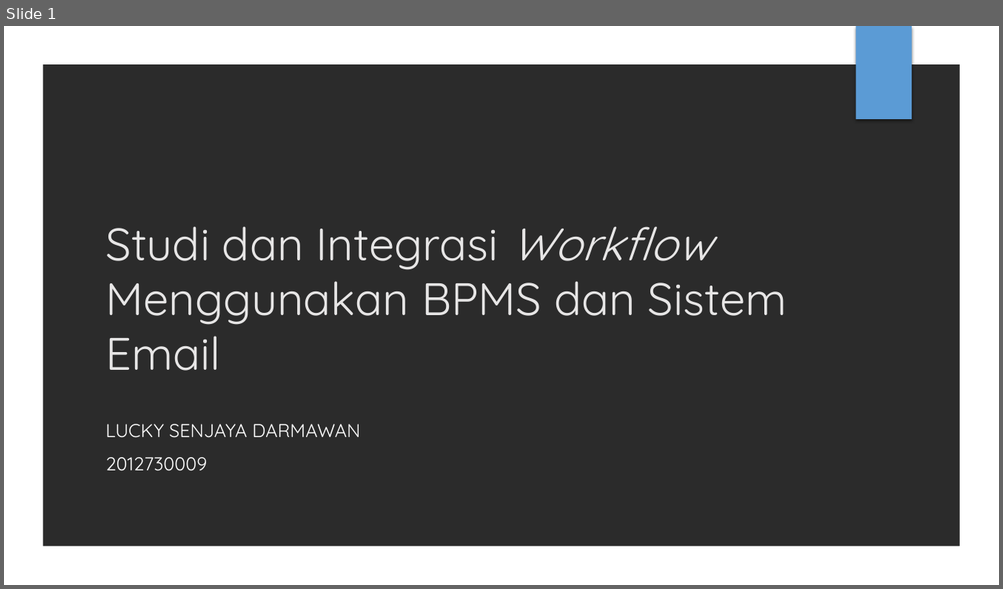
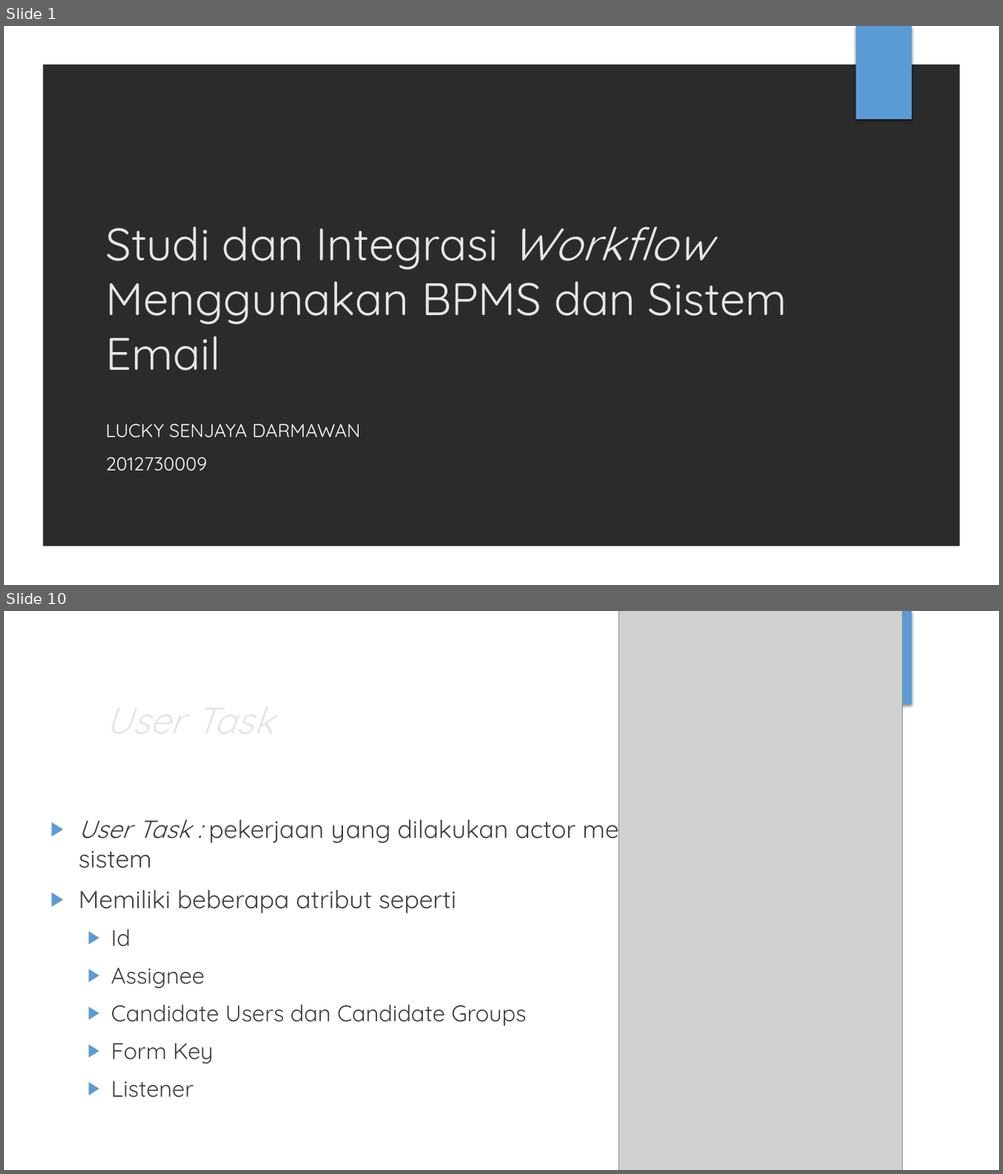
Before and after one commit to luckysenjaya/Skripsi, a slide deck: 10. Sidang/Sidang.pptx. Shown one above the other, each under a label of ours: slide 1 before the commit, slides 1 and 10 after it; the slides between them are not shown. The pictures are 1003x589 and 1003x1174 pixels, drawn with LibreOffice and Linux fonts; fonts in the diff are those of the drawing; grey boxes stand for pictures; background and template pictures are left out; a plain dark background stands for a picture behind light text. Boxes give left, top, right and bottom in pixels: in the first picture for what was removed or moved away, otherwise in the second. Text is boxed around its words. In the diff, an @@ line names an element or a change of style, - is before the commit and + after.

```diff
--- a/10. Sidang/Sidang.pptx
+++ b/10. Sidang/Sidang.pptx
@@ slide 10 added at bbox=[4, 611, 999, 1170], background picture (left out); not listed: 2 template elements that a slide beside it also shows @@
@@ picture added at bbox=[619, 611, 902, 1170] @@
@@ title added at bbox=[98, 690, 813, 748], 36 pt, text #E7E6E6, italic @@
+User Task
@@ group added at bbox=[4, 612, 967, 1170]: 4 ellipses, 2 freeform shapes @@
@@ text added at bbox=[79, 813, 664, 1098], 24 pt, text #404040 @@
+▶ User Task : pekerjaan yang dilakukan actor melalui sistem
+▶ Memiliki beberapa atribut seperti
+  ▶ Id
+  ▶ Assignee
+  ▶ Candidate Users dan Candidate Groups
+  ▶ Form Key
+  ▶ Listener
```
Also in this commit, not shown: 14 slides changed, 11 other slides added, 1 slide removed, 41 other files.
